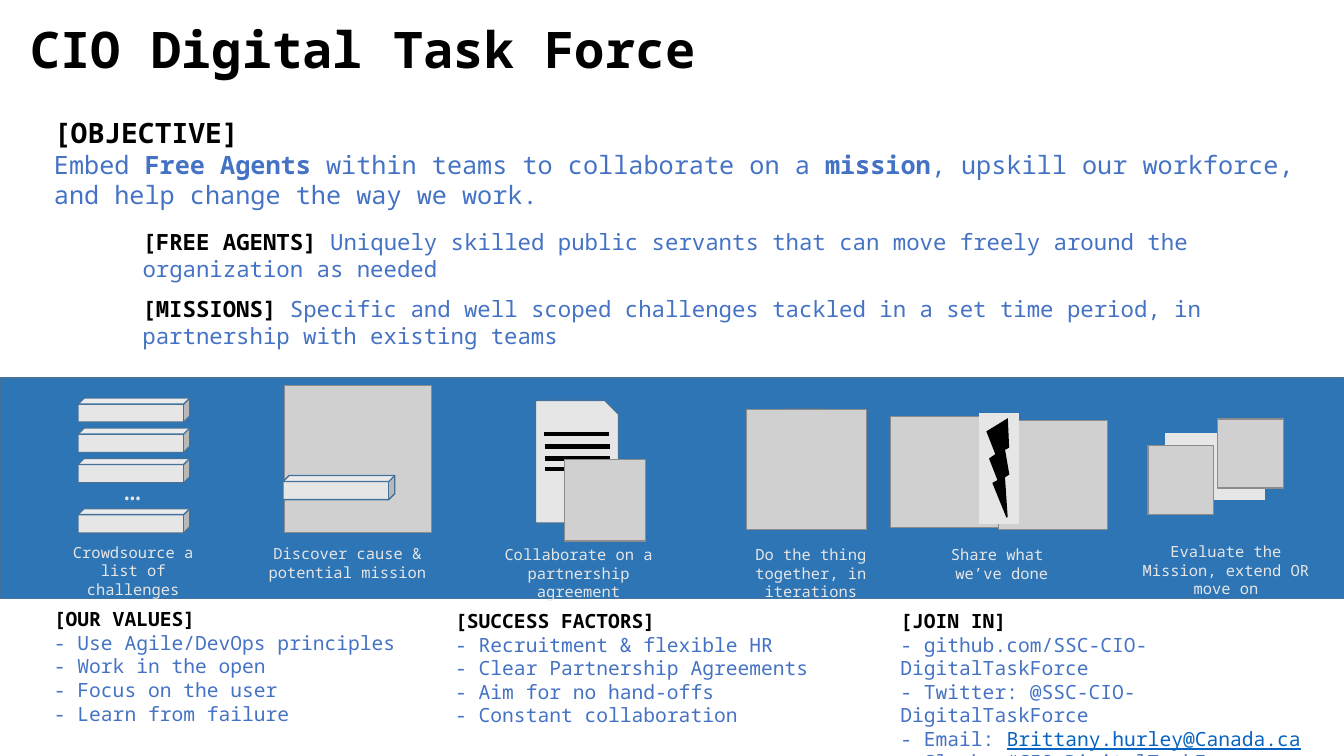
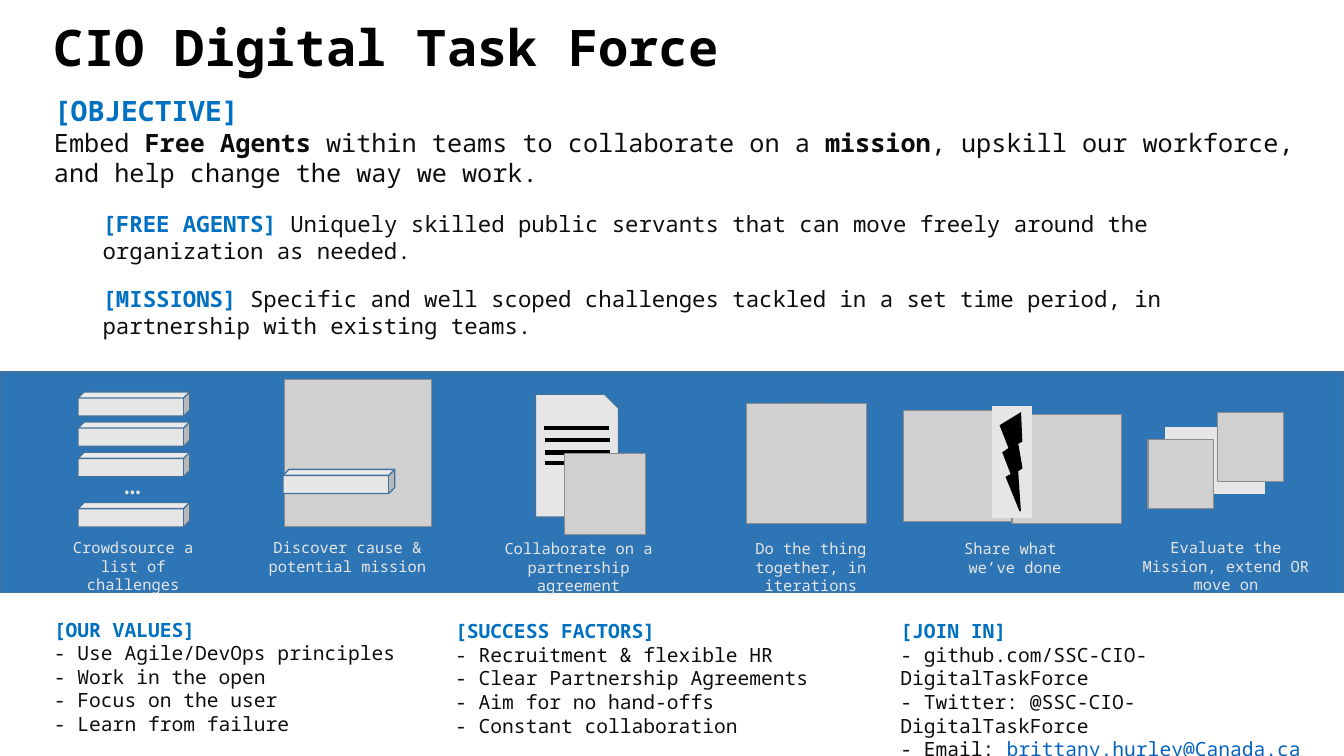
Before and after one commit to dto-btn/reading-material, a slide deck: slide 11 of Digital Task Force - Introduction - long form.pptx. Drawn at 1344x756 pixels with LibreOffice and Linux fonts; fonts in the diff are those of the drawing; grey boxes stand for pictures. Boxes give left, top, right and bottom in pixels: in the first picture for what was removed or moved away, otherwise in the second. Text is boxed around its words. In the diff, an @@ line names an element or a change of style, - is before the commit and + after.

Commit message:
Minor formatting, punctuation tweaks

```diff
--- a/Digital Task Force - Introduction - long form.pptx
+++ b/Digital Task Force - Introduction - long form.pptx
@@ text "CIO Digital Task Force": place and size @@
-text "CIO Digital Task Force" at [30, 29, 696, 81]
+text "CIO Digital Task Force" at [54, 27, 719, 79]
@@ text "[OBJECTIVE]": place and size @@
-text "[OBJECTIVE]" at [54, 122, 1294, 210]
+text "[OBJECTIVE]" at [54, 100, 1294, 188]
@@ text "[OBJECTIVE]" at [54, 100, 1294, 188]: text colour #000000 to #0070C0 in "[OBJECTIVE]"; text colour #4472C4 to #0D0D0D in "Embed Free Agents within teams to collaborate ..." @@
@@ text at [103, 215, 1148, 264]: text changed; text colour #4472C4 to #0D0D0D @@
-[FREE AGENTS] Uniquely skilled public servants that can move freely around the organization as needed
+[FREE AGENTS] Uniquely skilled public servants that can move freely around the organization as needed.
@@ text at [103, 290, 1161, 339]: text changed; text colour #4472C4 to #0D0D0D @@
-[MISSIONS] Specific and well scoped challenges tackled in a set time period, in partnership with existing teams
+[MISSIONS] Specific and well scoped challenges tackled in a set time period, in partnership with existing teams.
@@ 2 pictures, 1 text, 1 rectangle, 1 lightning bolt: place and size @@
-2 pictures, 1 text, 1 rectangle, 1 lightning bolt at [890, 413, 1108, 579]
+2 pictures, 1 text, 1 rectangle, 1 lightning bolt at [903, 407, 1121, 573]
@@ 6 texts, 5 pictures, 5 cubes, 4 lines, 3 rectangles, 1 snip rect: place and size @@
-6 texts, 5 pictures, 5 cubes, 4 lines, 3 rectangles, 1 snip rect at [0, 378, 1344, 602]
+6 texts, 5 pictures, 5 cubes, 4 lines, 3 rectangles, 1 snip rect at [0, 372, 1344, 596]
@@ text "[OUR VALUES]" at [54, 622, 395, 732]: text colour #000000 to #0070C0 in "[OUR VALUES]"; text colour #4472C4 to #0D0D0D in "- Use Agile/DevOps principles", "- Work in the open", "- Focus on the user", "- Learn from failure" @@
@@ text "[SUCCESS FACTORS]" at [455, 623, 809, 734]: text colour #000000 to #0070C0 in "[SUCCESS FACTORS]"; text colour #4472C4 to #0D0D0D in "- Recruitment & flexible HR - Clear ...", "- Aim for no hand-offs - Constant ..." @@
@@ 3 texts: place and size @@
-3 texts at [54, 611, 1301, 751]
+3 texts at [54, 622, 1148, 738]
@@ text at [900, 623, 1148, 738]: text colour #000000 to #0070C0 in "[JOIN IN]"; text colour #4472C4 to #0D0D0D in "- github.com/SSC-CIO-DigitalTaskForce", "- Twitter: @SSC-CIO-DigitalTaskForce", "- Slack: #CIO-DigitalTaskForce" @@
@@ text at [924, 731, 1301, 751]: text changed @@
-- Email: Brittany.hurley@Canada.ca
+- Email: brittany.hurley@Canada.ca
```
Also in this commit, not shown: 10 other slides changed.
